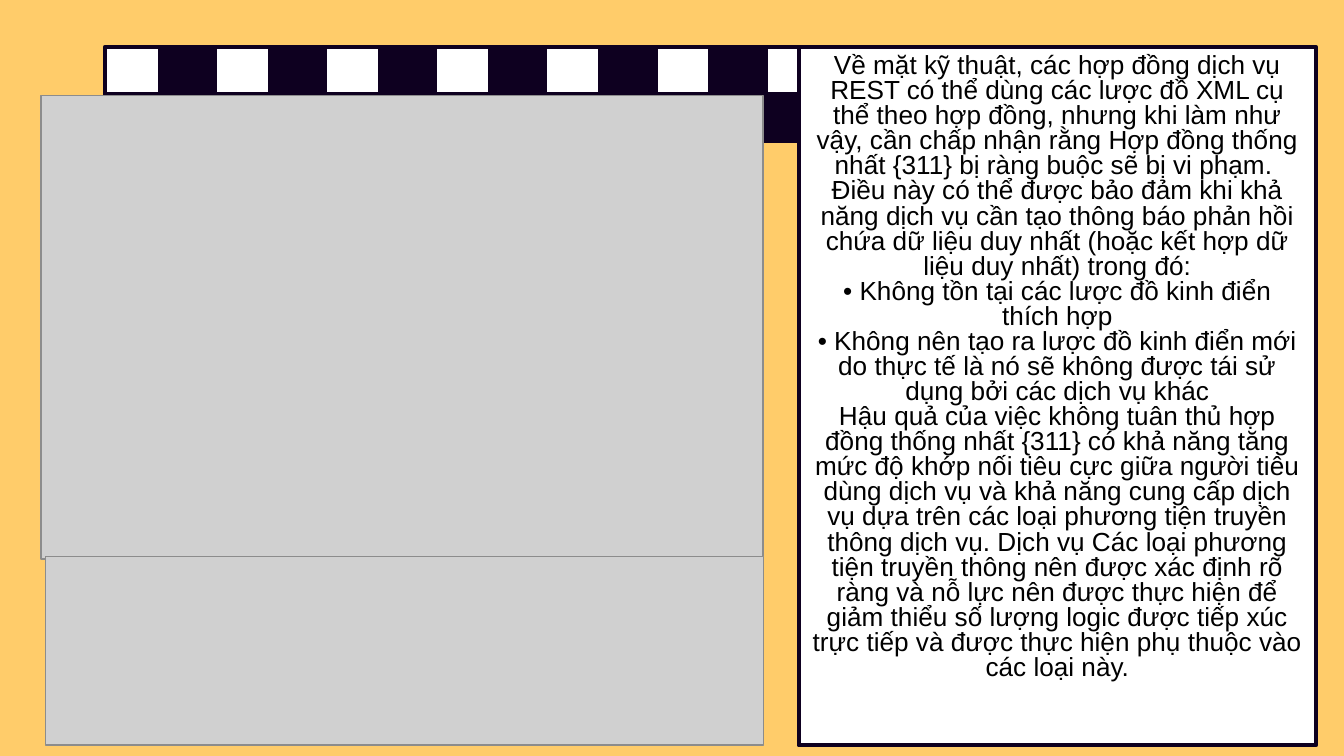
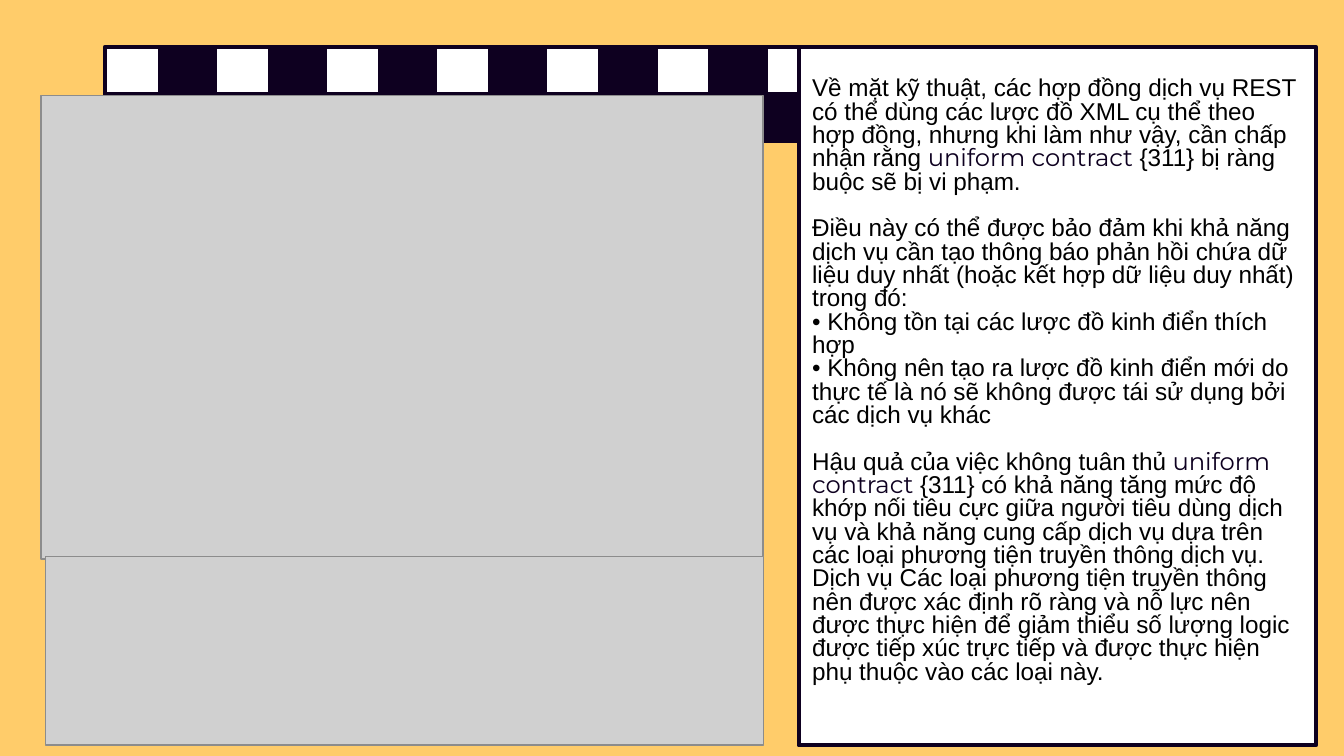
Before and after one commit to thinhotwp1/N1_14, a slide deck: slide 39 of 9.pptx. Drawn at 1344x756 pixels with LibreOffice and Linux fonts; fonts in the diff are those of the drawing; grey boxes stand for pictures. Boxes give left, top, right and bottom in pixels: in the first picture for what was removed or moved away, otherwise in the second. Text is boxed around its words. In the diff, an @@ line names an element or a change of style, - is before the commit and + after.

```diff
--- a/9.pptx
+++ b/9.pptx
@@ title at <box>812,77,1297,685</box>: text changed; size 14 to 13 pt @@
-Về mặt kỹ thuật, các hợp đồng dịch vụ REST có thể dùng các lược đồ XML cụ thể theo hợp đồng, nhưng khi làm như vậy, cần chấp nhận rằng Hợp đồng thống nhất {311} bị ràng buộc sẽ bị vi phạm.
-Điều này có thể được bảo đảm khi khả năng dịch vụ cần tạo thông báo phản hồi chứa dữ liệu duy nhất (hoặc kết hợp dữ liệu duy nhất) trong đó:
-• Không tồn tại các lược đồ kinh điển thích hợp
-• Không nên tạo ra lược đồ kinh điển mới do thực tế là nó sẽ không được tái sử dụng bởi các dịch vụ khác
-Hậu quả của việc không tuân thủ hợp đồng thống nhất {311} có khả năng tăng mức độ khớp nối tiêu cực giữa người tiêu dùng dịch vụ và khả năng cung cấp dịch vụ dựa trên các loại phương tiện truyền thông dịch vụ. Dịch vụ Các loại phương tiện truyền thông nên được xác định rõ ràng và nỗ lực nên được thực hiện để giảm thiểu số lượng logic được tiếp xúc trực tiếp và được thực hiện phụ thuộc vào các loại này.
+Về mặt kỹ thuật, các hợp đồng dịch vụ REST có thể dùng các lược đồ XML cụ thể theo hợp đồng, nhưng khi làm như vậy, cần chấp nhận rằng uniform contract {311} bị ràng buộc sẽ bị vi phạm.
+Điều này có thể được bảo đảm khi khả năng dịch vụ cần tạo thông báo phản hồi chứa dữ liệu duy nhất (hoặc kết hợp dữ liệu duy nhất) trong đó:
+• Không tồn tại các lược đồ kinh điển thích hợp
+• Không nên tạo ra lược đồ kinh điển mới do thực tế là nó sẽ không được tái sử dụng bởi các dịch vụ khác
+Hậu quả của việc không tuân thủ uniform contract {311} có khả năng tăng mức độ khớp nối tiêu cực giữa người tiêu dùng dịch vụ và khả năng cung cấp dịch vụ dựa trên các loại phương tiện truyền thông dịch vụ. Dịch vụ Các loại phương tiện truyền thông nên được xác định rõ ràng và nỗ lực nên được thực hiện để giảm thiểu số lượng logic được tiếp xúc trực tiếp và được thực hiện phụ thuộc vào các loại này.
```
Also in this commit, not shown: 17 other slides changed, 1 slide removed.
